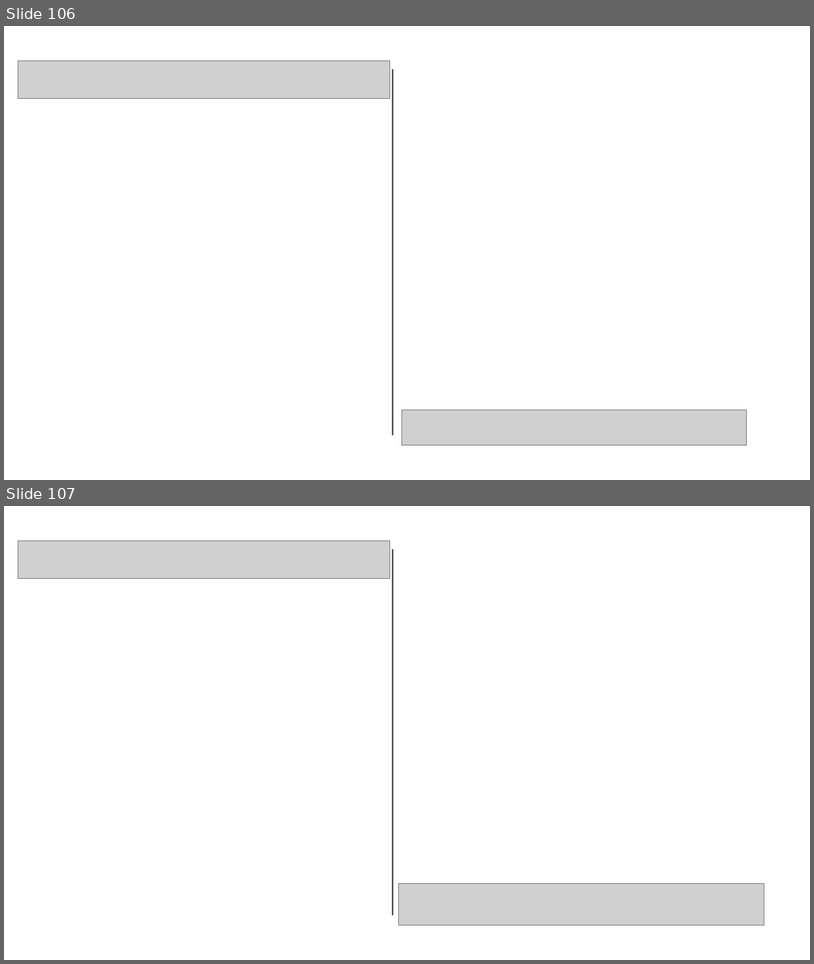
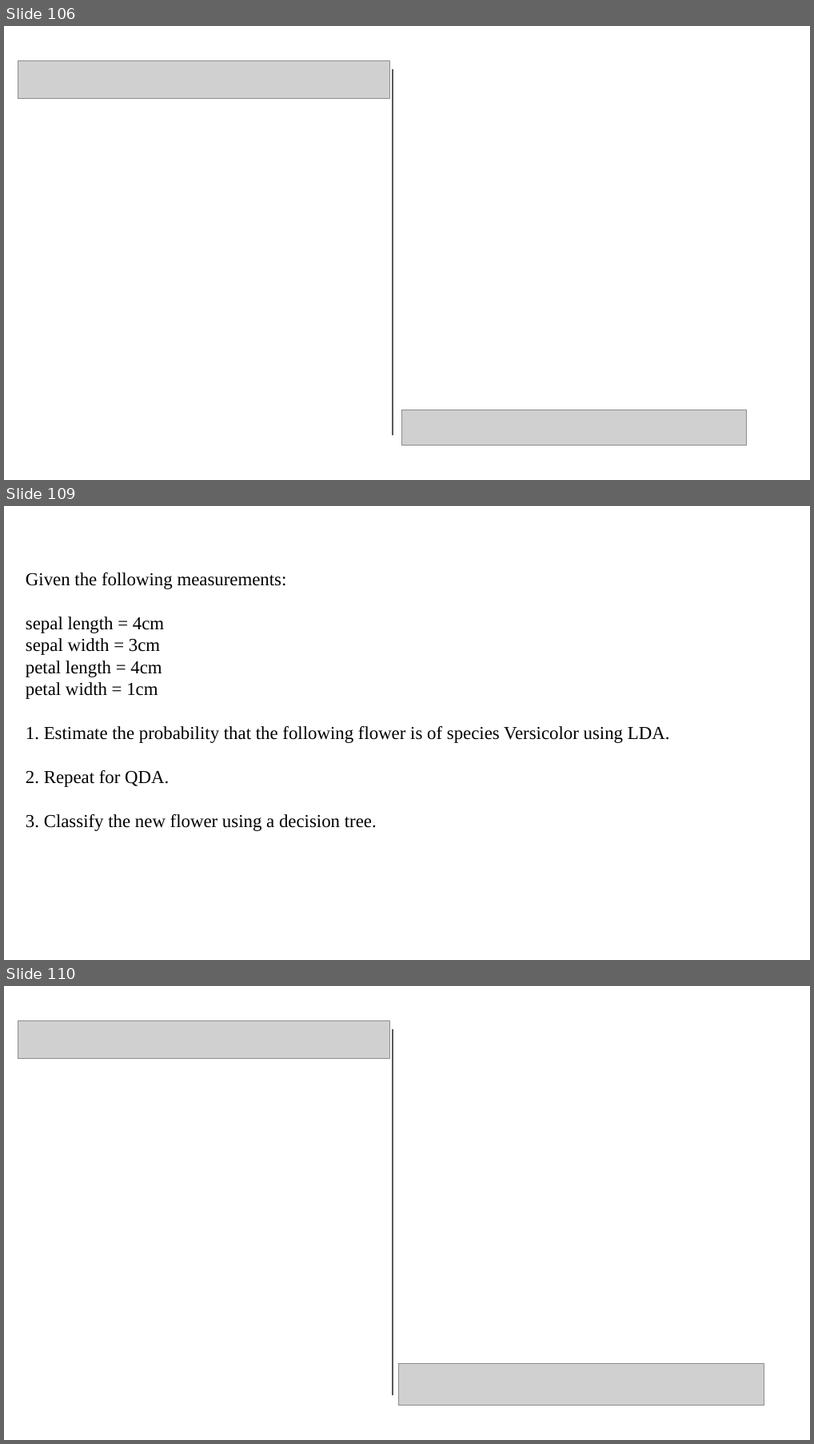
Before and after one commit to pvermees/geostats, a slide deck: slides/quizzes.odp. Shown one above the other, each under a label of ours: slides 106 and 107 before the commit, slides 106, 109 and 110 after it; the slides between them are not shown. The pictures are 814x964 and 814x1444 pixels, drawn with LibreOffice and Linux fonts; fonts in the diff are those of the drawing; grey boxes stand for pictures. Boxes give left, top, right and bottom in pixels: in the first picture for what was removed or moved away, otherwise in the second. Text is boxed around its words. In the diff, an @@ line names an element or a change of style, - is before the commit and + after.

```diff
--- a/slides/quizzes.odp
+++ b/slides/quizzes.odp
@@ slide 109 added at [4,506,810,960], background #FFFFFF @@
@@ text added at [26,572,670,831], 18 pt, text #000000 @@
+Given the following measurements:
+sepal length = 4cm
+sepal width = 3cm
+petal length = 4cm
+petal width = 1cm
+1. Estimate the probability that the following flower is of species Versicolor using LDA.
+2. Repeat for QDA.
+3. Classify the new flower using a decision tree.
@@ what was slide 107 is now slide 110 @@
```
Also in this commit, not shown: 2 other slides added, 1 other file.
